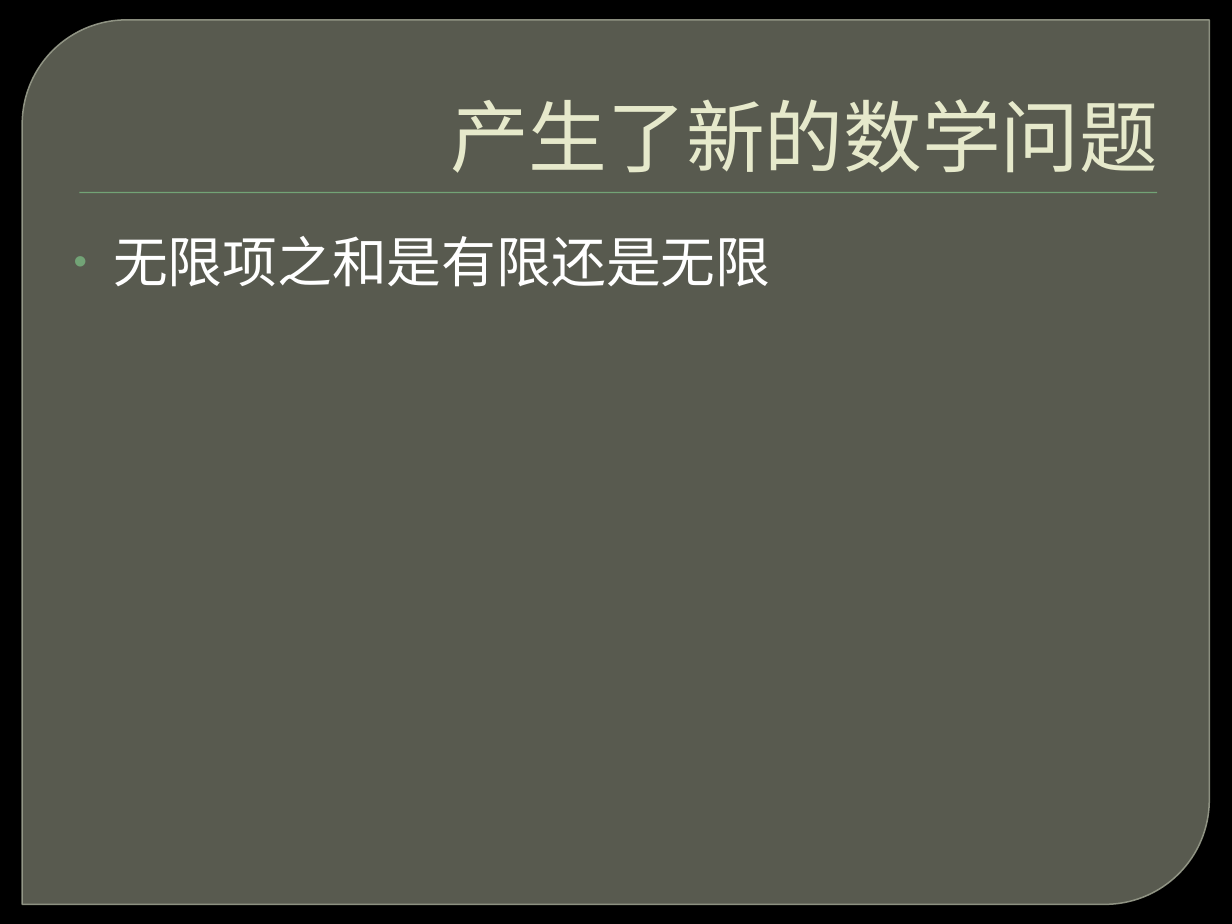
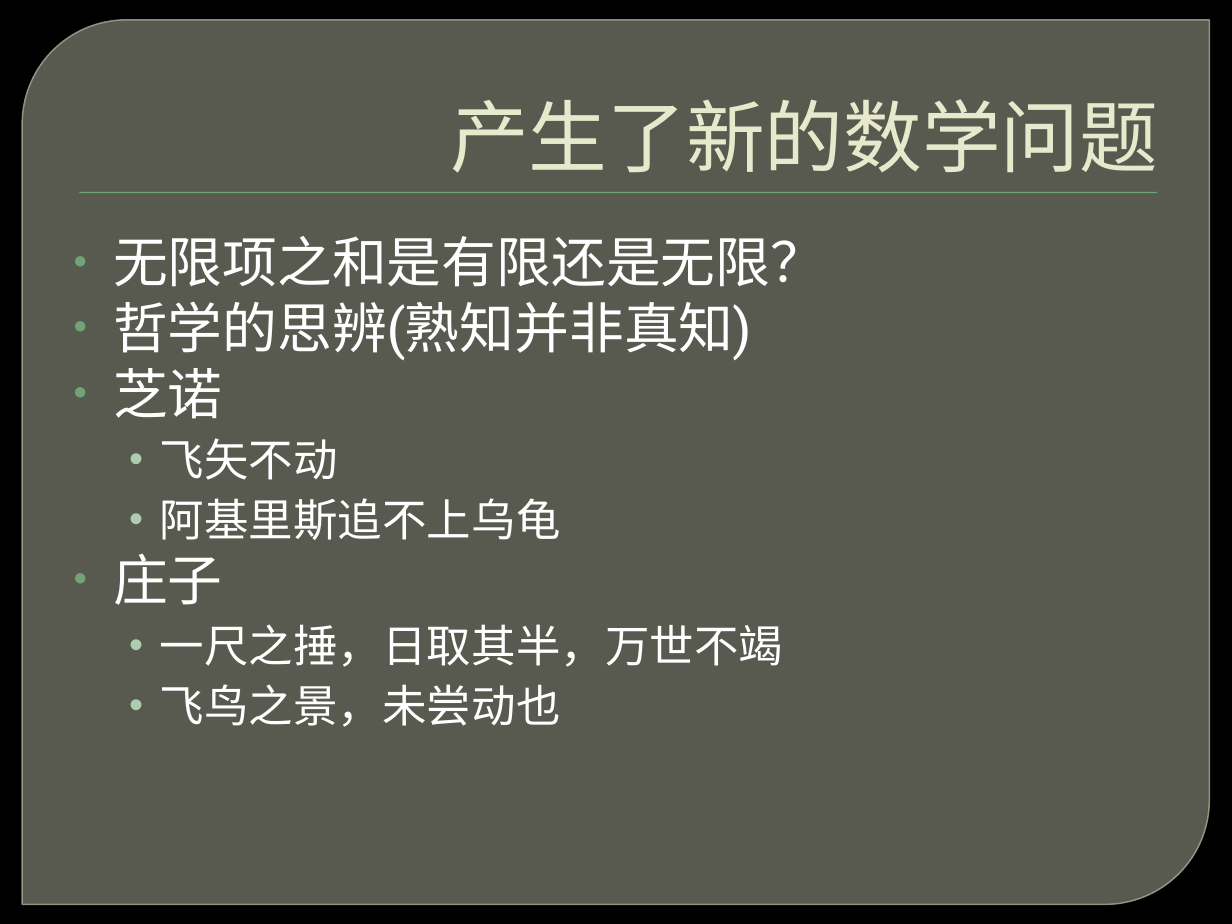
Before and after one commit to liu6tot/Coursera-LNU, a slide deck: slide 5 of 2015-第八讲.pptx. Drawn at 1232x924 pixels with LibreOffice and Linux fonts; fonts in the diff are those of the drawing; background and template pictures are left out. Boxes give left, top, right and bottom in pixels: in the first picture for what was removed or moved away, otherwise in the second. Text is boxed around its words. In the diff, an @@ line names an element or a change of style, - is before the commit and + after.

Commit message:
Updating CH8 0411

```diff
--- a/2015-第八讲.pptx
+++ b/2015-第八讲.pptx
@@ text at (113, 236, 825, 727): text changed; size 32 to 26 pt @@
-• 无限项之和是有限还是无限
+• 无限项之和是有限还是无限？
+• 哲学的思辨(熟知并非真知)
+• 芝诺
+  • 飞矢不动
+  • 阿基里斯追不上乌龟
+• 庄子
+  • 一尺之捶，日取其半，万世不竭
+  • 飞鸟之景，未尝动也
```
Also in this commit, not shown: 20 slides added.
